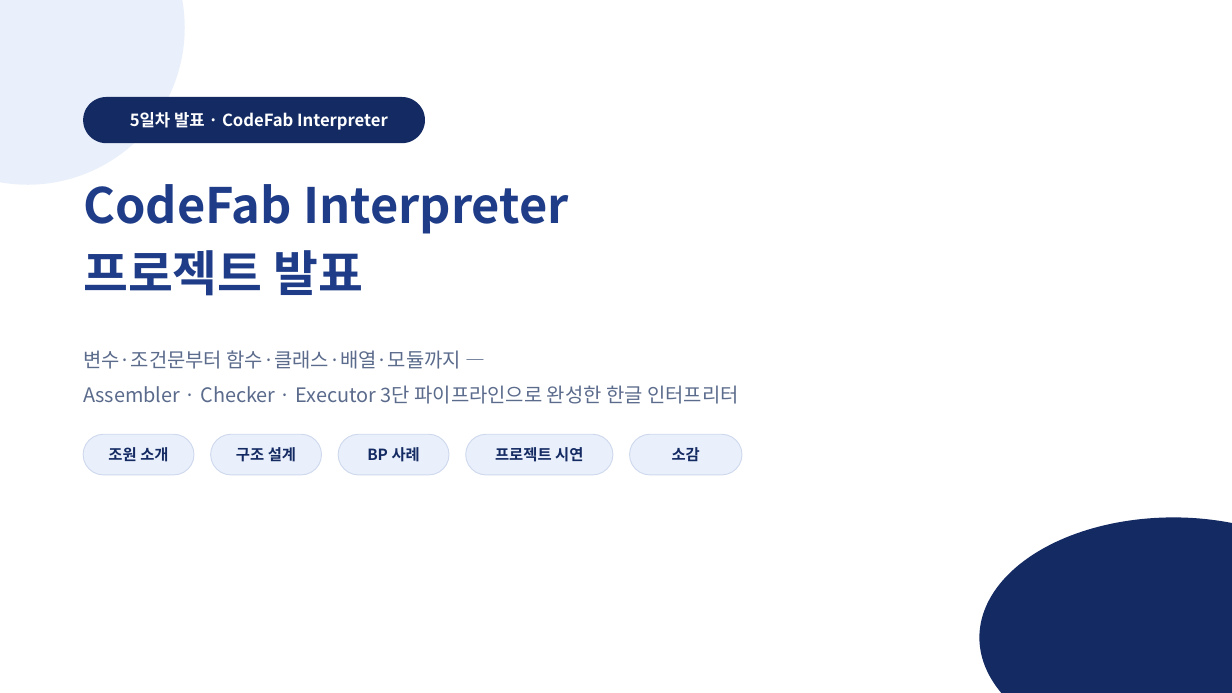
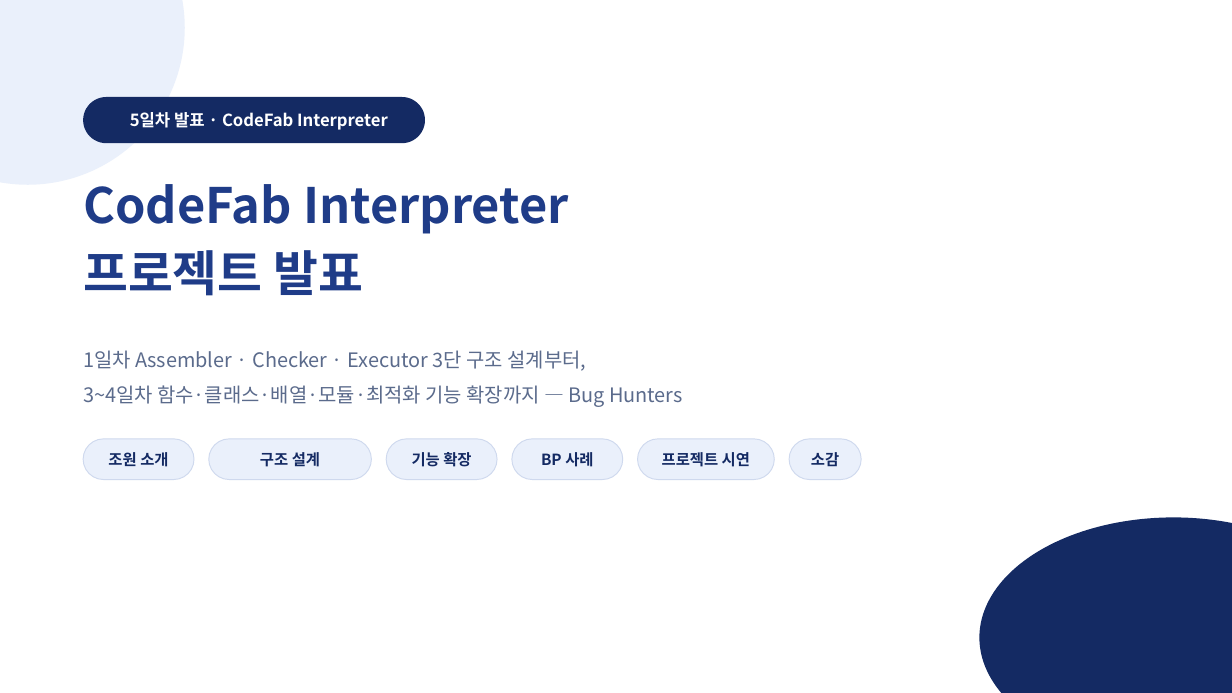
Before and after one commit to kimbyungnam/CodeFab-4, a slide deck: slide 1 of docs/CodeFab_발표자료_초안.pptx. Drawn at 1232x693 pixels with LibreOffice and Linux fonts; fonts in the diff are those of the drawing. Boxes give left, top, right and bottom in pixels: in the first picture for what was removed or moved away, otherwise in the second. Text is boxed around its words. In the diff, an @@ line names an element or a change of style, - is before the commit and + after.

```diff
--- a/docs/CodeFab_발표자료_초안.pptx
+++ b/docs/CodeFab_발표자료_초안.pptx
@@ text at (x1=83, y1=350, x2=683, y2=407): text changed @@
-변수·조건문부터 함수·클래스·배열·모듈까지 —
-Assembler · Checker · Executor 3단 파이프라인으로 완성한 한글 인터프리터
+1일차 Assembler · Checker · Executor 3단 구조 설계부터,
+3~4일차 함수·클래스·배열·모듈·최적화 기능 확장까지 — Bug Hunters
@@ rounded rectangle "조원 소개" moved from (x1=83, y1=434, x2=194, y2=475) to (x1=83, y1=439, x2=194, y2=480) @@
@@ rounded rectangle "구조 설계" resized from (x1=211, y1=434, x2=322, y2=475) to (x1=209, y1=439, x2=372, y2=480) @@
@@ rounded rectangle added at (x1=386, y1=439, x2=497, y2=480), fill #EAF0FB, outline #CFD9EE 0.75 pt, 12 pt, text #142A63, bold @@
+기능 확장
@@ rounded rectangle "BP 사례" moved from (x1=338, y1=434, x2=449, y2=475) to (x1=512, y1=439, x2=623, y2=480) @@
@@ rounded rectangle "프로젝트 시연" resized from (x1=466, y1=434, x2=613, y2=475) to (x1=638, y1=439, x2=775, y2=480) @@
@@ rounded rectangle "소감" resized from (x1=629, y1=434, x2=742, y2=475) to (x1=789, y1=439, x2=861, y2=480) @@
```
Also in this commit, not shown: 12 other slides changed, 1 slide added.
